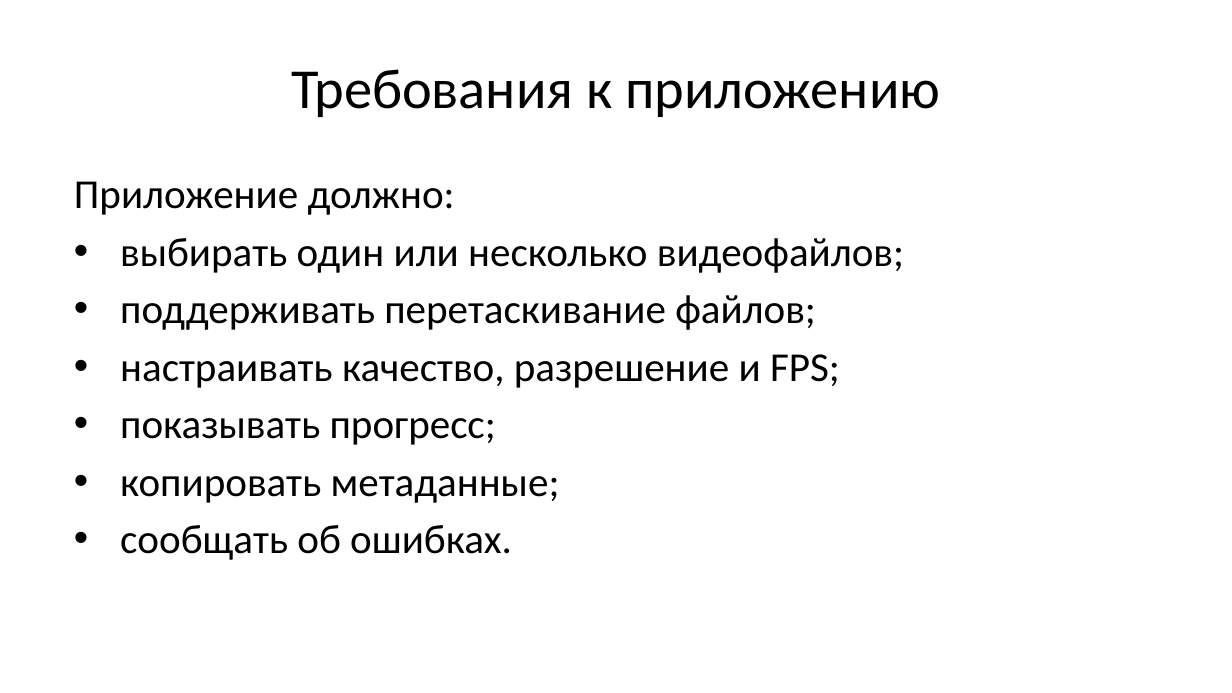
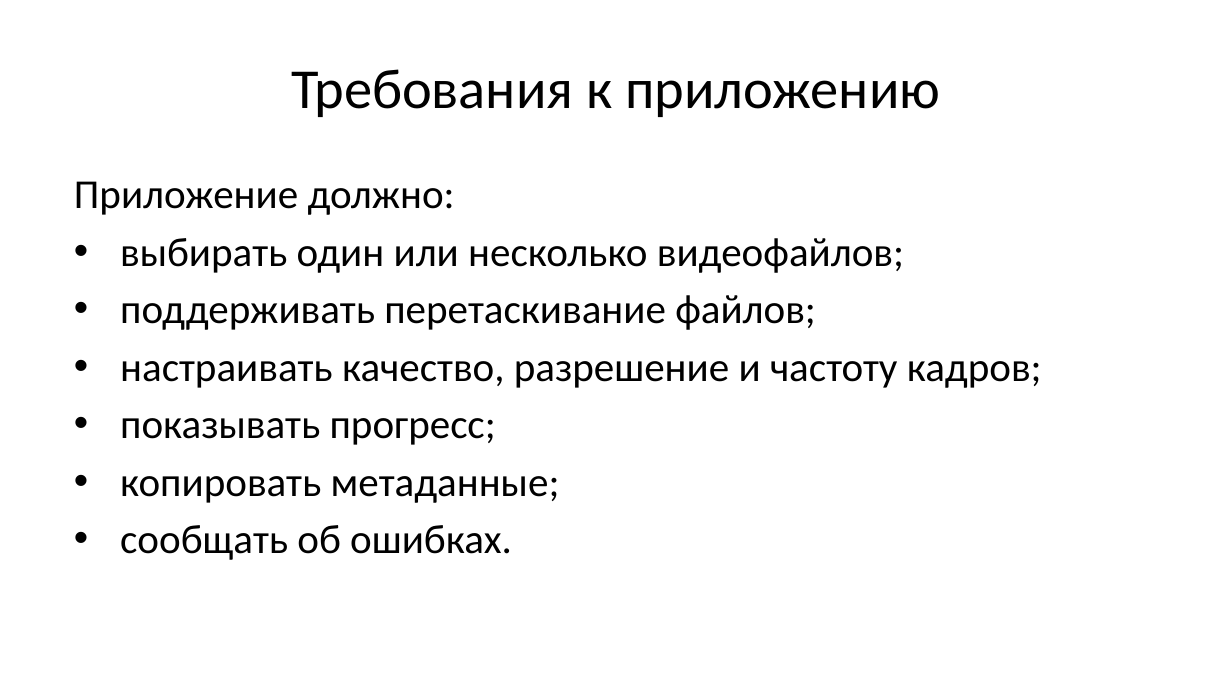
Before and after one commit to Wool5443/Study-data, a slide deck: slide 4 of Programming/Project/presentation/floppy-defense.odp. Drawn at 1232x693 pixels with LibreOffice and Linux fonts; fonts in the diff are those of the drawing. Boxes give left, top, right and bottom in pixels: in the first picture for what was removed or moved away, otherwise in the second. Text is boxed around its words. In the diff, an @@ line names an element or a change of style, - is before the commit and + after.

```diff
--- a/Programming/Project/presentation/floppy-defense.odp
+++ b/Programming/Project/presentation/floppy-defense.odp
@@ text at [120,361,1042,388]: text changed @@
-• настраивать качество, разрешение и FPS;
+• настраивать качество, разрешение и частоту кадров;
```
Also in this commit, not shown: 13 other slides changed, 4 slides removed, 3 other files.
